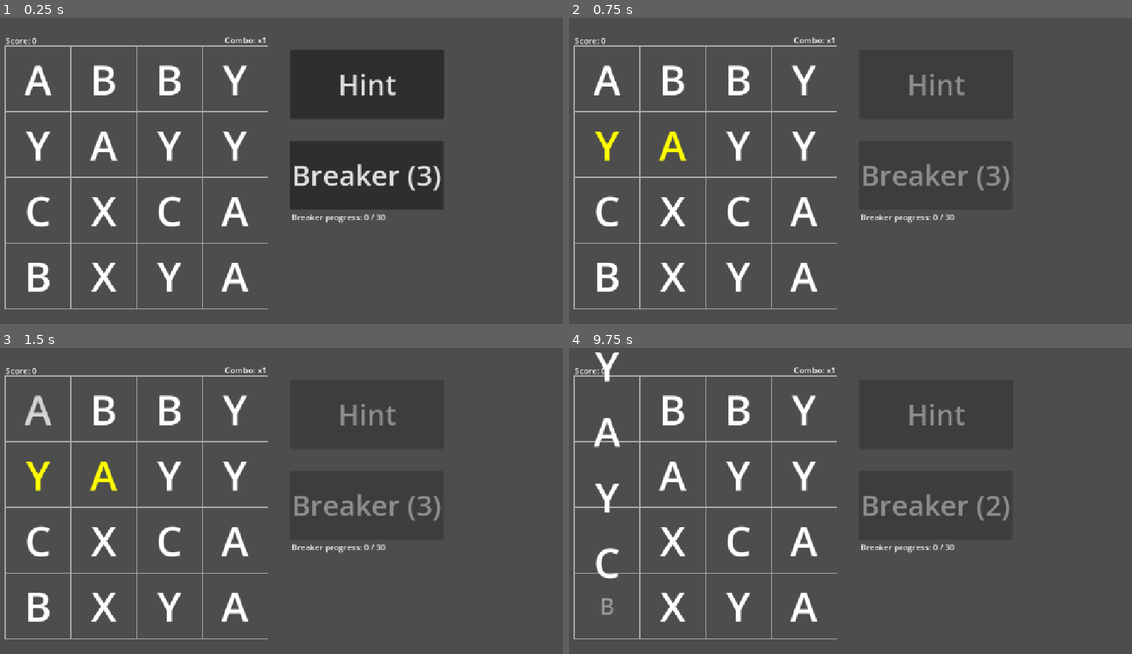
Above: before the commit, frames 1-4 (two rows, left to right).
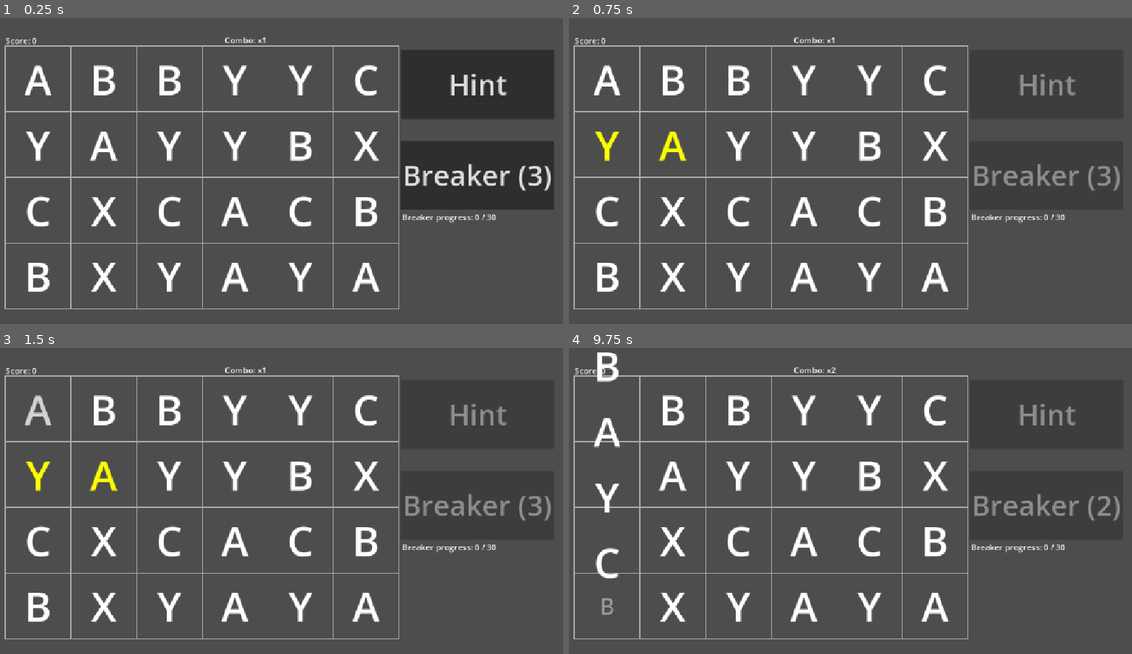
Above: after the commit, the same moments.

Repository: fehudma/godot_projects
Game: Godot game, scene res://Scenes/game.tscn
The game is run twice, just before and just after one commit, with the same random seed, the same clock (stepped at 60 frames per second) and the same inputs.
Inputs (mouse positions are in pixels of both pictures, inside the frame that each line leads up to):
- Up to frame 1 (0.25 s): no input
- Up to frame 2 (0.75 s): click "Hint" at 0.5 s
- Up to frame 3 (1.5 s): tap Enter at 1.25 s; move the mouse to (39, 409) at 1.27 s; click (39, 409) at 1.42 s
- Up to frame 4 (9.75 s): click "Breaker (3)" at 2 s; click "Breaker: ON (3)" at 2.75 s; click "Hint" at 3.5 s; tap Space at 4.25, 9.5 s; move the mouse to (608, 473) at 4.27 s; click (608, 473) at 4.42 s; click "Breaker (3)" at 5 s; click "Breaker: ON (3)" at 5.75 s; click "Hint" at 6.5 s; tap Enter at 7.25 s; move the mouse to (608, 540) at 7.27 s; click (608, 540) at 7.42 s; click "Breaker (3)" at 8 s; click "Breaker: ON (3)" at 8.75 s; move the mouse to (608, 605) at 9.52 s; click (608, 605) at 9.67 s

The runs differ from the first frame. In frame 1, 19% of the frame differs, in the area x 47-99%, y 8-96%; in frame 2, 4.2%; in frame 3, 4.2%; in frame 4, 4.4%.

Commit message:
board is now 4x6

Diff:
--- a/Scenes/board.gd
+++ b/Scenes/board.gd
@@ -1,7 +1,7 @@
 extends Node2D
 
 #==========================CONST
-const COLUMNS: int = 4
+const COLUMNS: int = 6
 const ROWS: int = 4
 
 const CELL_WIDTH: int = 128
@@ -31,12 +31,10 @@
 #==========================onreadies
 
 @onready var score_label: Label = $"../ScoreLabel"
-@onready var breaker_progress_label: Label = $"../BreakerProgressLabel"
+@onready var breaker_progress_label: Label = $"../Control/BreakerProgressLabel"
 @onready var combo_label: Label = $"../ComboLabel"
-
 @onready var restart_button: Button = $"../RestartButton"
 @onready var status_label: Label = $"../StatusLabel"
-
 @onready var hint_button: Button = $"../Control/HintButton"
 @onready var breaker_button: Button = $"../Control/BreakerButton"
 
--- a/Scenes/game.tscn
+++ b/Scenes/game.tscn
@@ -20,13 +20,6 @@
 offset_right = 125.0
 offset_bottom = 64.0
 text = "Score: 0"
-
-[node name="BreakerProgressLabel" type="Label" parent="." unique_id=371216888]
-offset_left = 622.0
-offset_top = 386.0
-offset_right = 806.0
-offset_bottom = 409.0
-text = "Breaker progress: 0 / 30"
 
 [node name="ComboLabel" type="Label" parent="." unique_id=1154950233]
 offset_left = 492.0
@@ -51,7 +44,8 @@
 [node name="Control" type="Control" parent="." unique_id=875048242]
 layout_mode = 3
 anchors_preset = 0
-offset_right = 40.0
+offset_left = 216.0
+offset_right = 256.0
 offset_bottom = 40.0
 
 [node name="HintButton" type="Button" parent="Control" unique_id=1440403269]
@@ -72,6 +66,14 @@
 theme_override_font_sizes/font_size = 55
 text = "Breaker (0)"
 
+[node name="BreakerProgressLabel" type="Label" parent="Control" unique_id=371216888]
+layout_mode = 0
+offset_left = 622.0
+offset_top = 386.0
+offset_right = 806.0
+offset_bottom = 409.0
+text = "Breaker progress: 0 / 30"
+
 [connection signal="pressed" from="TestButton" to="Board" method="_on_test_button_pressed"]
 [connection signal="pressed" from="RestartButton" to="Board" method="_on_restart_button_pressed"]
 [connection signal="pressed" from="Control/HintButton" to="Board" method="_on_hint_button_pressed"]
Not shown, changed: export_presets.cfg
